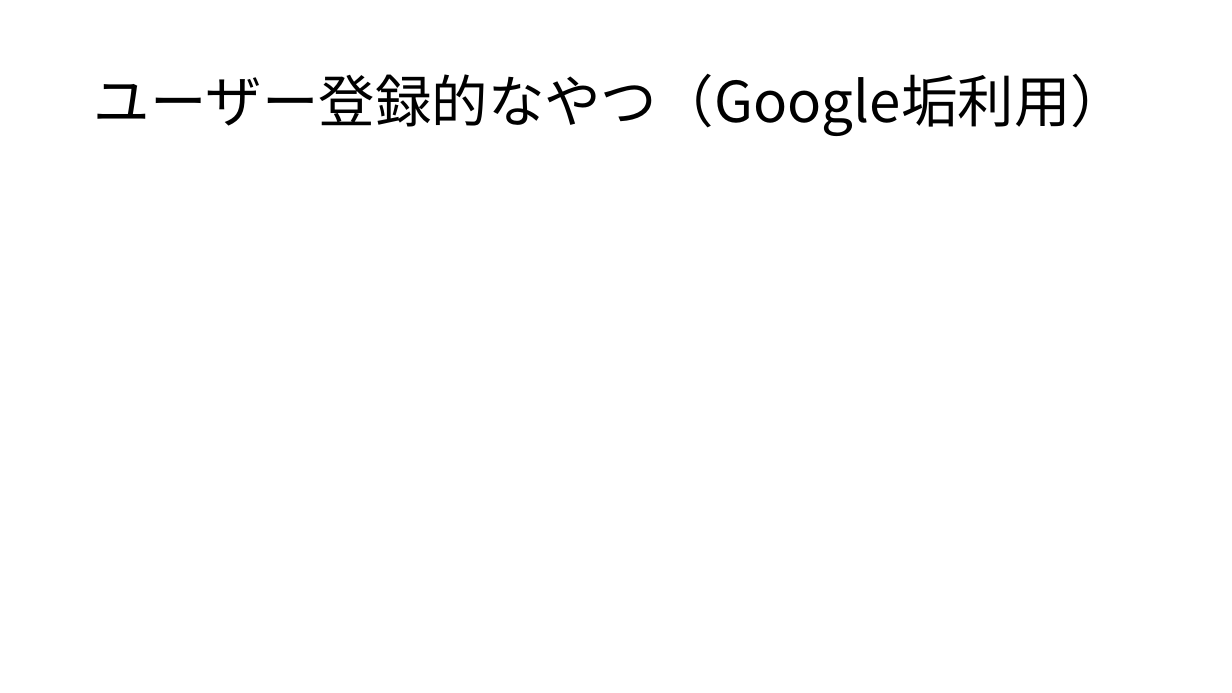
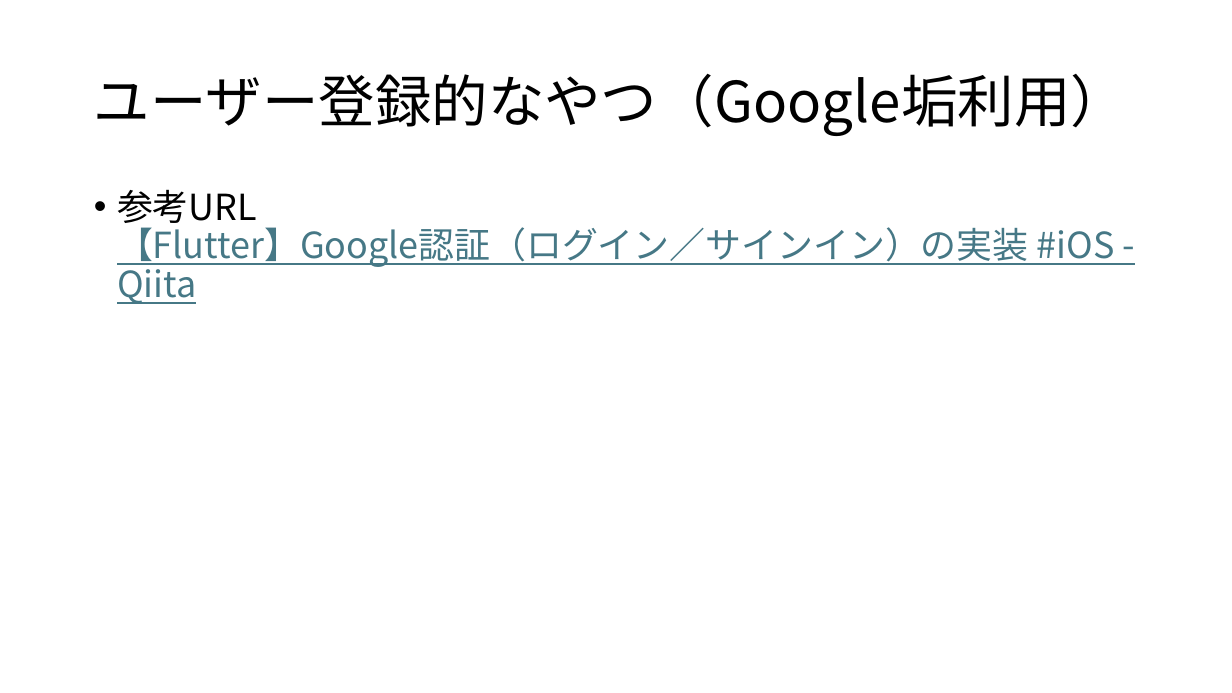
Before and after one commit to Daina040303/flutter_application_1, a slide deck: slide 12 of アプリ仕様書.pptx. Drawn at 1232x693 pixels with LibreOffice and Linux fonts; fonts in the diff are those of the drawing. Boxes give left, top, right and bottom in pixels: in the first picture for what was removed or moved away, otherwise in the second. Text is boxed around its words. In the diff, an @@ line names an element or a change of style, - is before the commit and + after.

```diff
--- a/アプリ仕様書.pptx
+++ b/アプリ仕様書.pptx
@@ text added at bbox=[117, 189, 1115, 304], 28 pt, text #467886, underline @@
+• 参考URL
+  【Flutter】Google認証（ログイン／サインイン）の実装 #iOS - Qiita
```
Also in this commit, not shown: 3 other slides changed.
